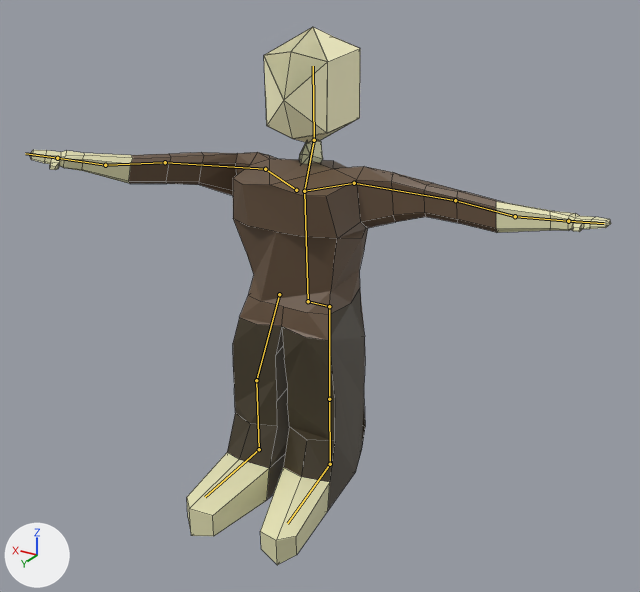
A saved change to the Blender file human.blend.
The view is the same before and after, from a 50 mm camera at (-2.07, 3.35, 2.67) aimed at (-0.16, 0.15, 1.07). Every picture has the same lights, and +X, +Y and +Z are marked at lower left. The picture after the commit comes second. Both versions are drawn at the pose saved in each file; the numbers are the values there. The bones that bend it are drawn over the model as lines. Mesh edges are drawn as thin lines.
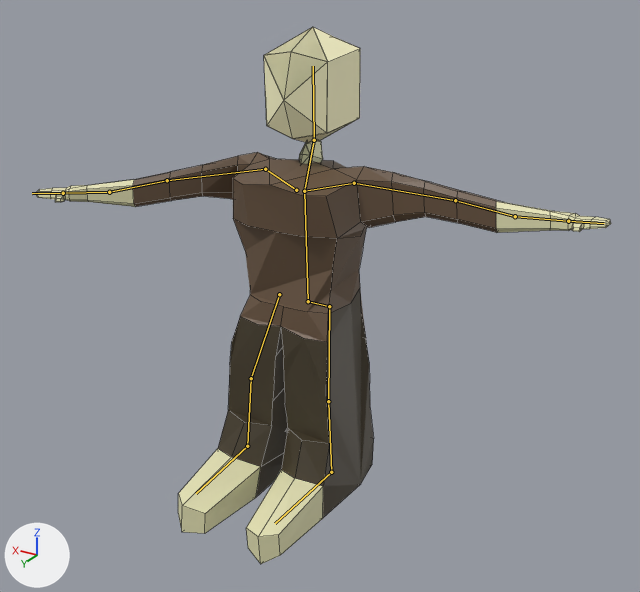
Where the change shows, as pixel boxes [x1, y1, x2, y2] in the pictures (640 x 592 px):
'Cube', posed: before [29, 27, 611, 565]; after [35, 27, 611, 564]
bone 'Bone.013', root to tip: before (265, 169) to (165, 162); after (265, 169) to (167, 180)
bone 'Bone.007', root to tip: before (329, 306) to (329, 399); after (329, 306) to (328, 401)
bone 'Bone.017', root to tip: before (279, 294) to (256, 380); after (279, 294) to (251, 378)

The change in detail:
Bone 'Bone.013' (bone_bone_013) turns from (2, -12, -45) to (12, -3, -41) degrees about its own x, y and z.
Bone 'Bone.007' (bone_bone_007) turns from (-2, -2, 6) to (0, 7, 1) degrees about its own x, y and z.
Bone 'Bone.017' (bone_bone_017) turns from (0, 0, 0) to (-4, -4, -1) degrees about its own x, y and z.
